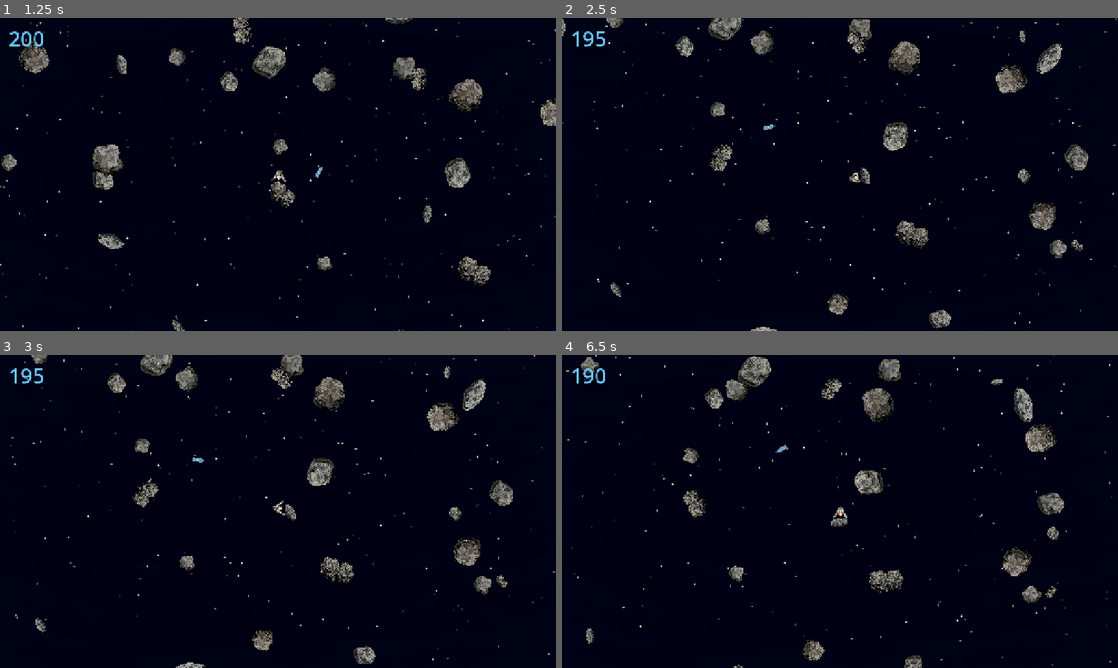
Above: before the commit, frames 1-4 (two rows, left to right).
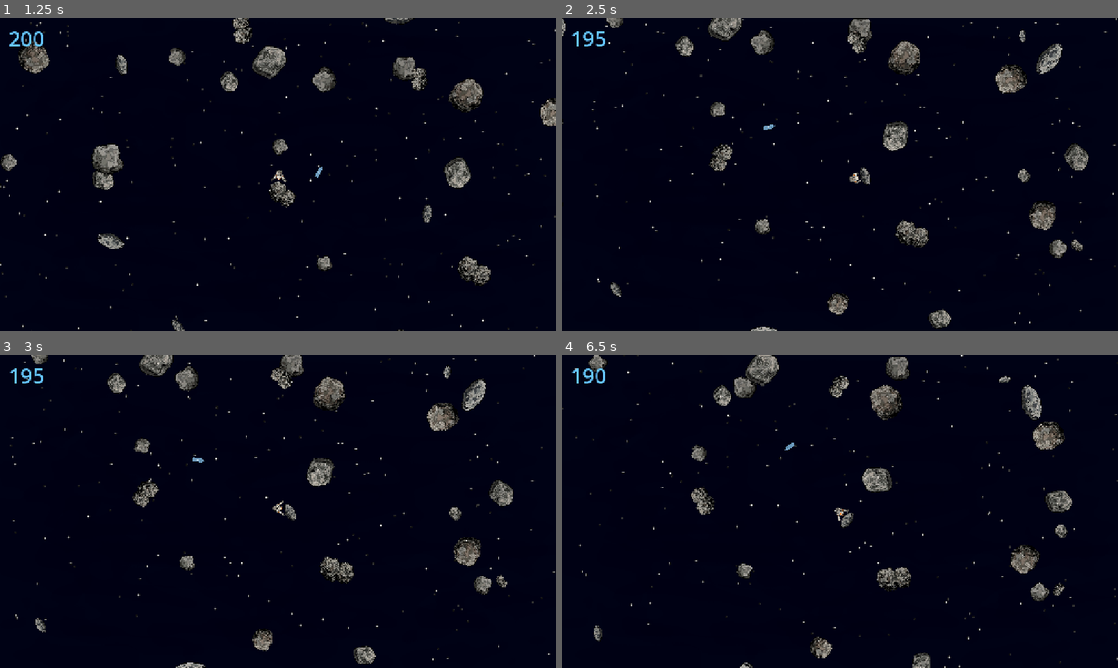
Above: after the commit, the same moments.

Repository: xOnelinx/-space_scrapheap
Game: Godot game, scene res://scenes/main.tscn
The game is run twice, just before and just after one commit, with the same random seed, the same clock (stepped at 60 frames per second) and the same inputs.
Inputs (mouse positions are in pixels of both pictures, inside the frame that each line leads up to):
- Up to frame 1 (1.25 s): click "Начать игру" at 0.5 s
- Up to frame 2 (2.5 s): tap Enter at 1.25 s; move the mouse to (962, 158) at 1.27 s; hold D 1.28-2.03 s; hold E 1.28-2.03 s; click (962, 158) at 1.42 s; move the mouse to (728, 190) at 2.02 s; hold S from 2.03 s (still down); tap Q at 2.1 s
- Up to frame 3 (3 s): move the mouse to (333, 442) at 2.77 s; release S at 2.78 s; hold D from 2.78 s (still down); tap F at 2.85 s
- Up to frame 4 (6.5 s): move the mouse to (812, 574) at 3.52 s; release D at 3.53 s; hold W 3.53-4.28 s; tap E at 3.6 s; click (812, 574) at 3.67 s; move the mouse to (1006, 558) at 4.27 s; hold A 4.28-5.78 s; tap Q at 4.35 s; move the mouse to (673, 464) at 5.02 s; tap F at 5.1 s; move the mouse to (867, 511) at 5.77 s; hold S from 5.78 s (still down); hold E from 5.78 s (still down); click (867, 511) at 5.92 s

Frame 1 is identical in both runs. In frame 2, 0.4% of the frame differs, in the area x 0-100%, y 0-100%; in frame 3, 0.2%; in frame 4, 6.6%.

Commit message:
произведен ремонт коллизий уменьшенных астероидов

Diff:
--- a/godot/scripts/hull_outline.gd
+++ b/godot/scripts/hull_outline.gd
@@ -245,7 +245,10 @@
 
 func _smooth_outward(along: float, turn: float) -> Vector2:
 	## Пиксельная лесенка контура даёт нормаль то вбок, то наружу. Усредняем соседние рёбра.
-	var window := clampf(clearance_local * 0.5, 22.0, 52.0)
+	## Окно от зазора подошвы: на мелком масштабе оно шире и не дёргает нормаль на каждом шаге.
+	var window := maxf(clearance_local * 0.5, 22.0)
+	if rim > 1.0:
+		window = minf(window, rim * 0.25)
 	var base := _edge_normal_at(along, turn)
 	var sum := base
 	var samples := 7
--- a/godot/scripts/wanderer.gd
+++ b/godot/scripts/wanderer.gd
@@ -541,15 +541,8 @@
 	dock.along = fposmod(dock.along + step, outline.rim)
 	var pose := outline.rim_pose(dock.along)
 	dock.local = pose.point
-	dock.normal_local = _ease_normal(dock.normal_local, pose.normal, delta)
-
-
-func _ease_normal(current: Vector2, target: Vector2, delta: float) -> Vector2:
-	if current.length_squared() < 0.01 or target.length_squared() < 0.01:
-		return target
-	var max_turn := deg_to_rad(220.0) * delta
-	var angle := clampf(current.normalized().angle_to(target.normalized()), -max_turn, max_turn)
-	return current.normalized().rotated(angle)
+	## Сразу по нормали. На мелком камне кромка поворачивается быстрее, чем догон, и спрайт крутится на месте.
+	dock.normal_local = pose.normal
 
 
 func _walk_rim(axis: float, delta: float) -> void:
--- a/godot/tests/verify_shapes.gd
+++ b/godot/tests/verify_shapes.gd
@@ -60,6 +60,17 @@
 			return
 	if not _bolt_hits_rim(scene.get_node("Bodies/Meteor02") as SpaceRock):
 		return
+	var small := scene.get_node("Bodies/Meteor03") as SpaceRock
+	var saved_scale := small.scale
+	small.scale = saved_scale * 0.35
+	small._make_shape_outline()
+	if small.outline == null:
+		fail("На мелком астероиде не собрался обвод")
+		return
+	if not _stands_and_walks(wanderer, small):
+		return
+	small.scale = saved_scale
+	small._make_shape_outline()
 	print("SHAPES_OK")
 	quit(0)
 
@@ -82,6 +93,10 @@
 		wanderer.follow_dock()
 		if Geometry2D.is_point_in_polygon(rock.to_local(wanderer.global_position), rock.outline.points):
 			fail("Шаг зашёл в камень: %s" % rock.name)
+			return false
+		var pose := rock.outline.rim_pose(wanderer.dock.along)
+		if wanderer.dock.normal_local.angle_to(pose.normal) > 0.05:
+			fail("Ноги отстают от кромки: %s" % rock.name)
 			return false
 	var traveled := wanderer.global_position.distance_to(before)
 	if traveled < Wanderer.WALK_SPEED * duration * 0.7:
